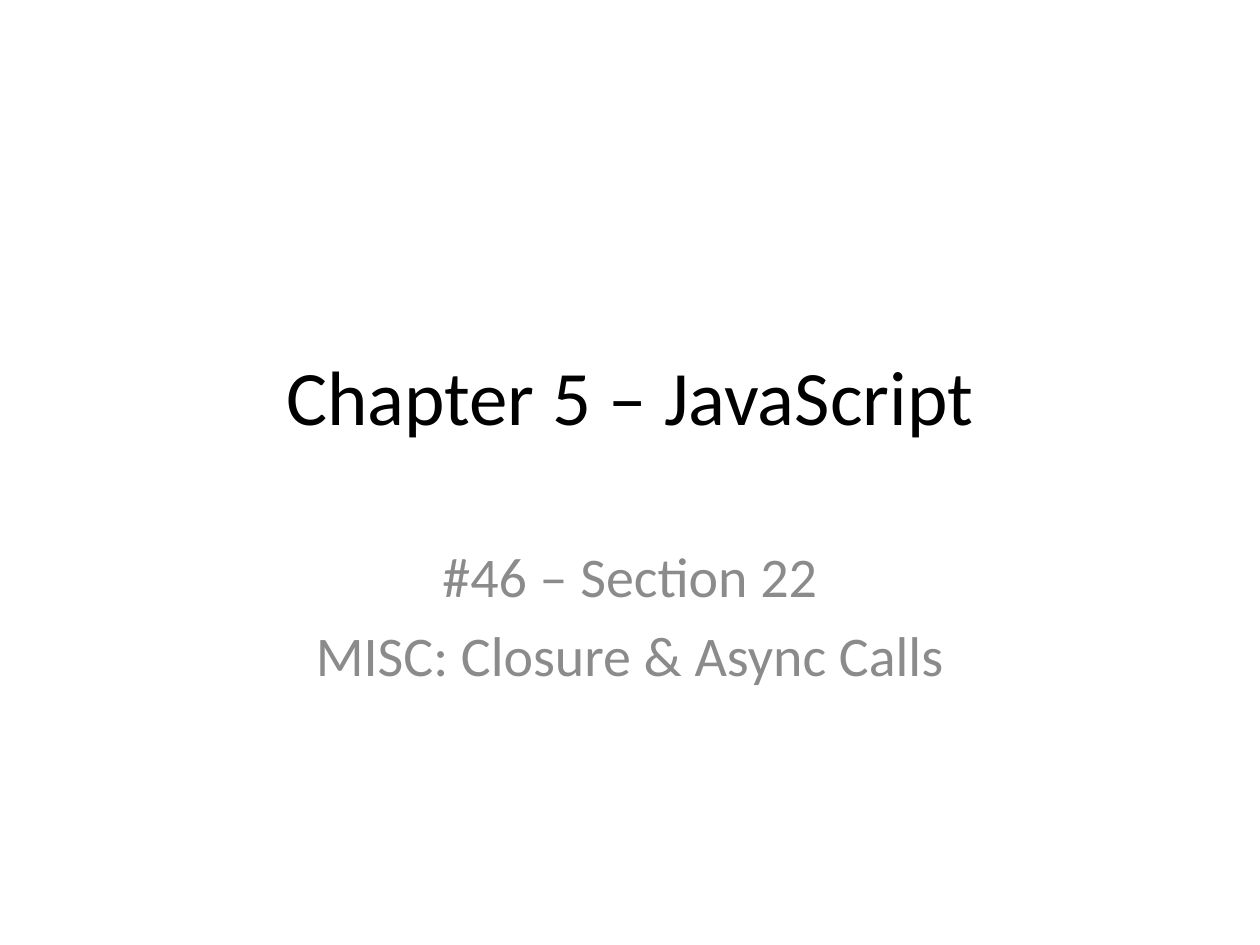
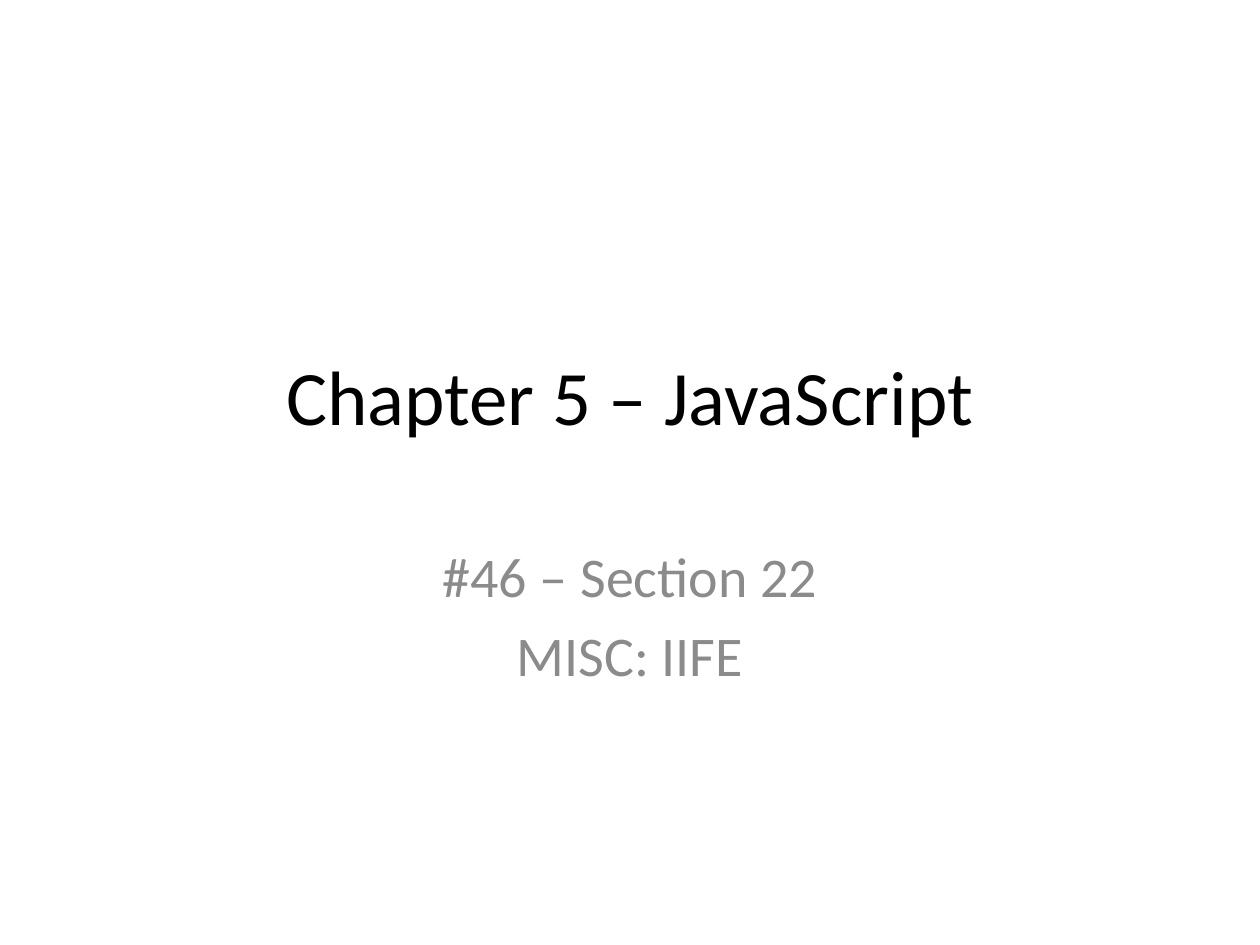
Before and after one commit to xiliax/web-programming-fundamentals, a slide deck: slide 175 of docs/learn-computer-programming.pptx. Drawn at 1260x945 pixels with LibreOffice and Linux fonts; fonts in the diff are those of the drawing. Boxes give left, top, right and bottom in pixels: in the first picture for what was removed or moved away, otherwise in the second. Text is boxed around its words. In the diff, an @@ line names an element or a change of style, - is before the commit and + after.

Commit message:
Updated document, slides and code example for c05s22 - Misc : IIFE - Immediately Invoked Function Expression

```diff
--- a/docs/learn-computer-programming.pptx
+++ b/docs/learn-computer-programming.pptx
@@ subtitle at (517, 640, 743, 677): text changed @@
-MISC: Closure & Async Calls
+MISC: IIFE
```
Also in this commit, not shown: 5 other slides changed, 16 slides added, 2 slides removed, 10 other files.
